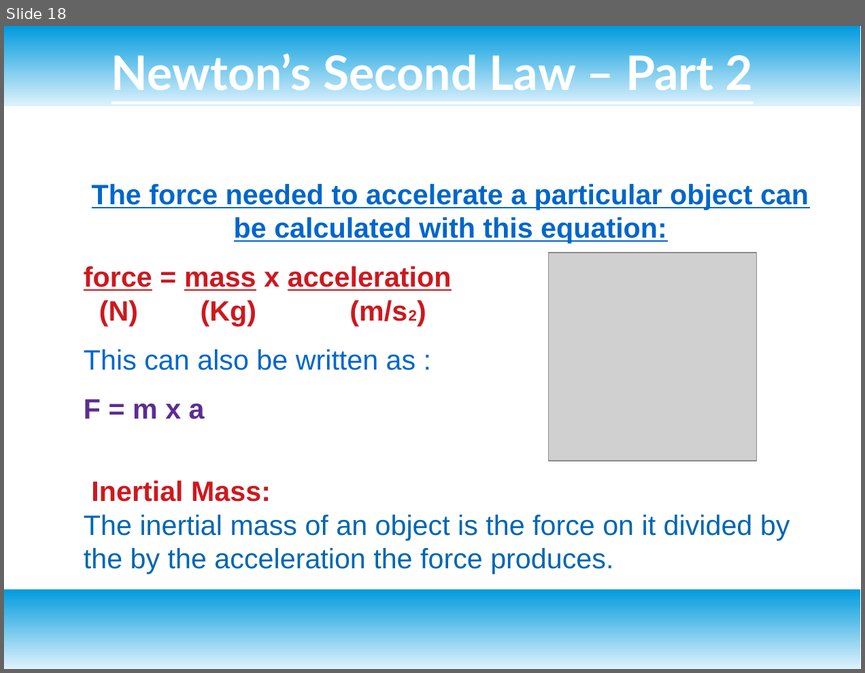
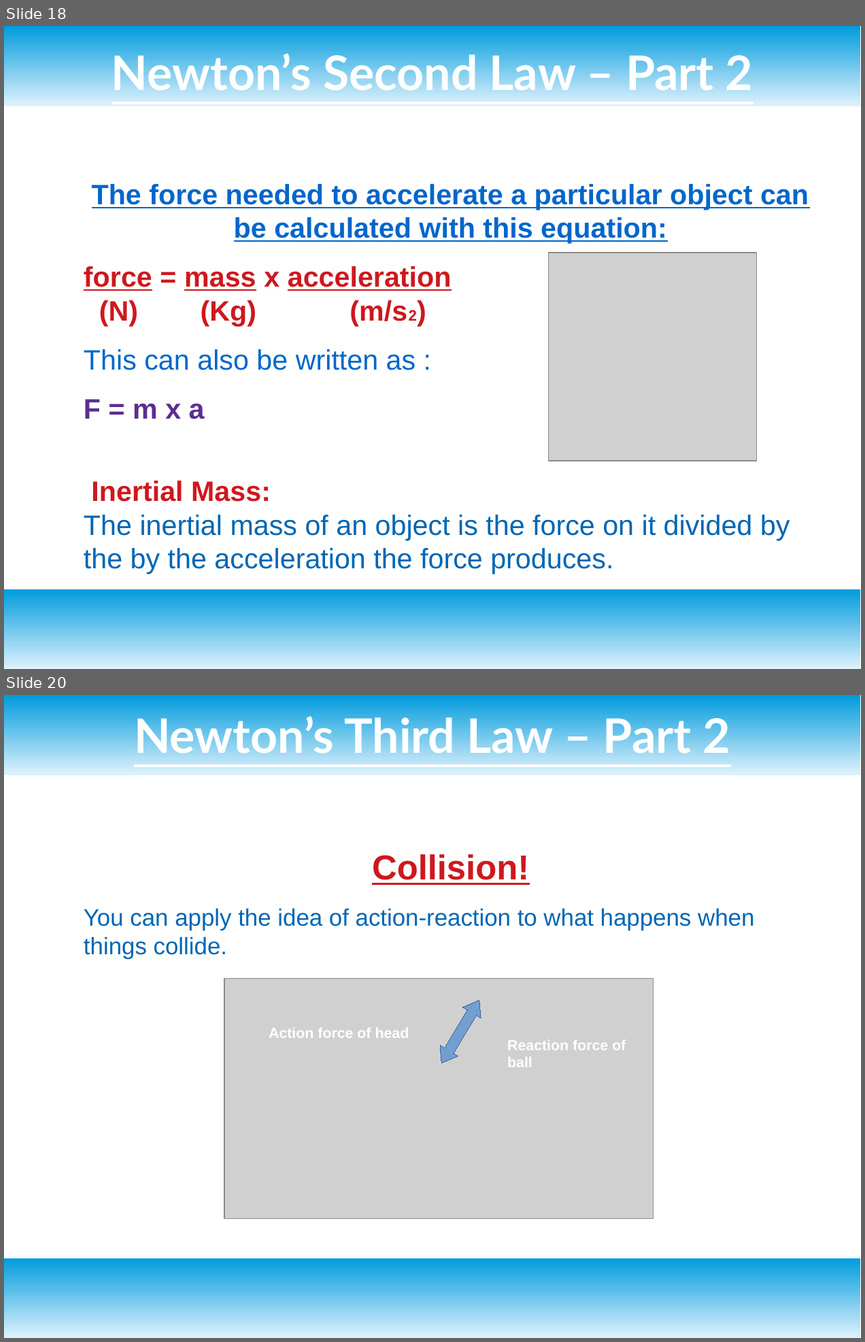
Before and after one commit to fizah05/physics, a slide deck: physicsunit123.odp. Shown one above the other, each under a label of ours: slide 18 before the commit, slides 18 and 20 after it; the slides between them are not shown. The pictures are 865x673 and 865x1342 pixels, drawn with LibreOffice and Linux fonts; fonts in the diff are those of the drawing; grey boxes stand for pictures. Boxes give left, top, right and bottom in pixels: in the first picture for what was removed or moved away, otherwise in the second. Text is boxed around its words. In the diff, an @@ line names an element or a change of style, - is before the commit and + after.

```diff
--- a/physicsunit123.odp
+++ b/physicsunit123.odp
@@ slide 20 added at (4,695,861,1338), background #FFFFFF; not listed: 2 template elements that a slide beside it also shows @@
@@ title added at (134,712,730,762), 44 pt, text #FFFFFF, bold, underline @@
+Newton’s Third Law – Part 2
@@ text added at (84,854,754,959), 22 pt, text #0066B3 @@
+Collision!
+You can apply the idea of action-reaction to what happens when things collide.
@@ picture added at (224,978,653,1218) @@
@@ up down arrow added at (433,995,489,1068), fill #729FCF, outline #3465A4 0 pt @@
@@ text added at (269,1028,409,1038), 13.5 pt, text #FFFFFF, bold @@
+Action force of head
@@ text added at (507,1040,626,1067), 13.5 pt, text #FFFFFF, bold @@
+Reaction force of ball
```
Also in this commit, not shown: 1 slide changed, 6 other slides added, 1 other file.
